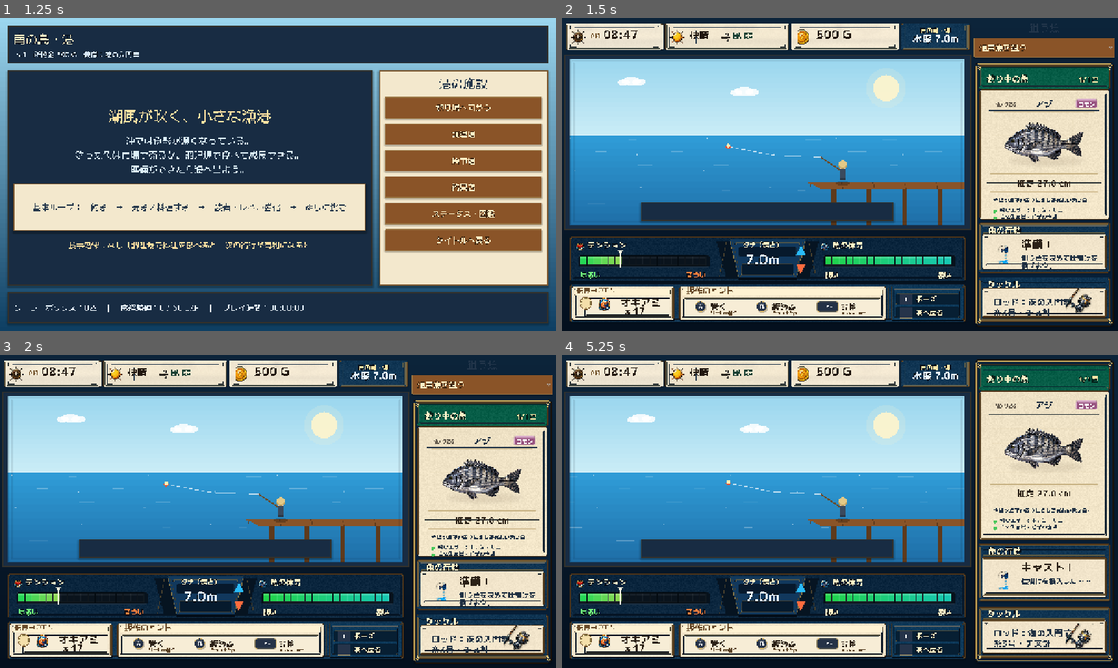
Above: before the commit, frames 1-4 (two rows, left to right).
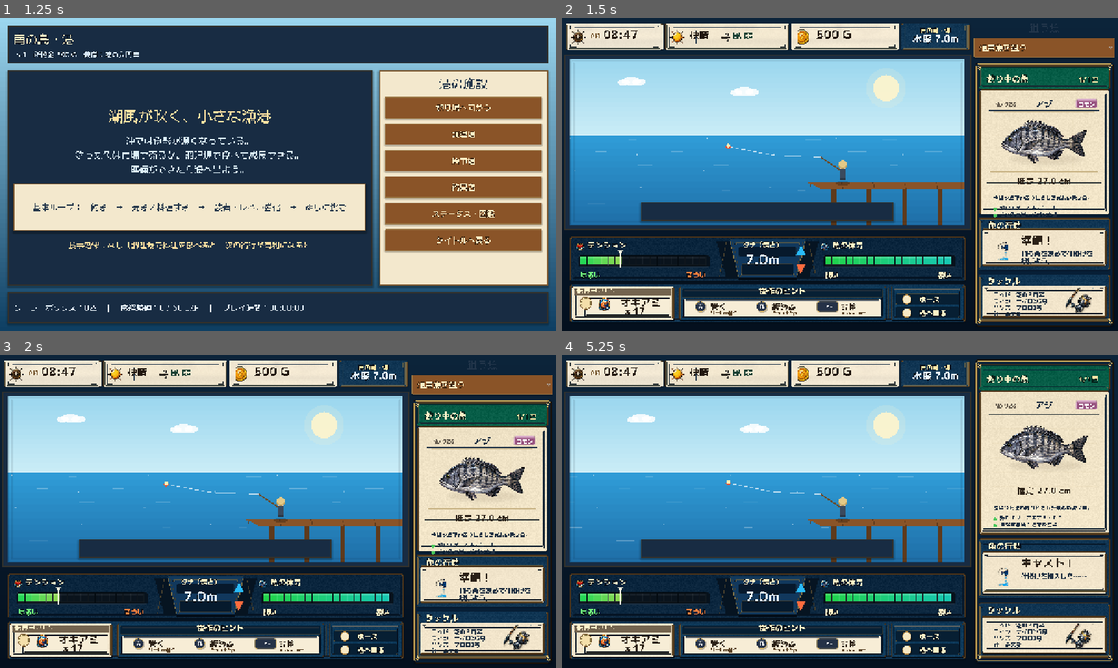
Above: after the commit, the same moments.

Repository: RYUKOU-OKUMURA/tsuri_quest_umi_mvp
Game: Godot game, scene res://scenes/main.tscn
Same seed, same stepped clock (60 frames per second), same inputs: the game is played once before the commit and once after it.
Inputs (mouse positions are in pixels of both pictures, inside the frame that each line leads up to):
- Up to frame 1 (1.25 s): click "ゲームを始める" at 0.5 s
- Up to frame 2 (1.5 s): click "釣り場へ向かう" at 1.25 s
- Up to frame 3 (2 s): no input
- Up to frame 4 (5.25 s): click "通常魚を狙う" at 2 s; click "通常魚を狙う" at 2.75 s; click "通常魚を狙う" at 3.5 s; tap Enter at 4.25 s; move the mouse to (767, 617) at 4.27 s; tap Shift at 4.35 s; click (767, 617) at 4.42 s; tap Space at 4.52, 5 s; move the mouse to (728, 527) at 5.02 s; tap E at 5.1 s; click (728, 527) at 5.17 s

Frame 1 is identical in both runs. In frame 2, 7.6% of the frame differs, in the area x 2-99%, y 32-97%; in frame 3, 7.6%; in frame 4, 8.5%, in the area x 2-99%, y 22-97%.

Commit message:
Polish underwater fight HUD and sidebar cards

Diff:
--- a/src/ui/components/fight_hud.gd
+++ b/src/ui/components/fight_hud.gd
@@ -200,7 +200,9 @@
 	_draw_panel(bait, Palette.PARCHMENT, Palette.WOOD_DARK, Palette.GOLD)
 	var bait_text_x := 16.0
 	var bait_label_size := 17 if _hud_frame == null else 15
-	_draw_text(font, "使用中のエサ", bait.position + Vector2(bait_text_x, 19.0), bait_label_size, Color("#6a4c2b"), 0)
+	var bait_label_color := Color("#fff1cb") if _hud_frame != null else Color("#6a4c2b")
+	var bait_label_outline := 1 if _hud_frame != null else 0
+	_draw_text(font, "使用中のエサ", bait.position + Vector2(bait_text_x, 19.0), bait_label_size, bait_label_color, bait_label_outline)
 	if _icons != null:
 		var bait_icon_size := 42.0 if _hud_frame != null else 46.0
 		_draw_sheet_icon(
@@ -213,7 +215,13 @@
 	_draw_text(font, "× 17", bait.position + Vector2(126.0, bait.size.y * (0.80 if _hud_frame != null else 0.92)), 21 if _hud_frame != null else 19, Color("#2b2117"), 0)
 
 	_draw_panel(hint, Palette.PARCHMENT, Palette.WOOD_DARK, Palette.GOLD)
-	_draw_text(font, "操作のヒント", hint.position + Vector2(18.0, 21.0), 18, Color("#6a4c2b"), 0)
+	var hint_title := "操作のヒント"
+	if _hud_frame != null:
+		var hint_title_size := 18
+		var hint_title_w := font.get_string_size(hint_title, HORIZONTAL_ALIGNMENT_LEFT, -1, hint_title_size).x
+		_draw_text(font, hint_title, hint.position + Vector2((hint.size.x - hint_title_w) * 0.5, 22.0), hint_title_size, Palette.TEXT_BONE, 2)
+	else:
+		_draw_text(font, hint_title, hint.position + Vector2(18.0, 21.0), 18, Color("#6a4c2b"), 0)
 	if _hud_frame != null:
 		_draw_key_hint_compact(font, key_slots[0], "A", "巻く", "リールを巻く")
 		_draw_key_hint_compact(font, key_slots[1], "B", "緩める", "ラインを出す")
@@ -224,8 +232,12 @@
 		_draw_key_hint(font, key_slots[2], "L/R", "調整")
 
 	_draw_panel(menu, Color("#0b355f"), Color("#08213c"), Palette.GOLD)
-	_draw_key_row(font, menu.position + Vector2(22.0, menu.size.y * 0.42), "+", "ポーズ")
-	_draw_key_row(font, menu.position + Vector2(22.0, menu.size.y * 0.78), "-", "港へ戻る")
+	if _hud_frame != null:
+		_draw_menu_row(font, menu.position + Vector2(38.0, menu.size.y * 0.42), "+", "ポーズ")
+		_draw_menu_row(font, menu.position + Vector2(38.0, menu.size.y * 0.78), "-", "港へ戻る")
+	else:
+		_draw_key_row(font, menu.position + Vector2(22.0, menu.size.y * 0.42), "+", "ポーズ")
+		_draw_key_row(font, menu.position + Vector2(22.0, menu.size.y * 0.78), "-", "港へ戻る")
 
 
 func _draw_segment_gauge(rect: Rect2, ratio: float, safe_min: float, safe_max: float, warm: bool) -> void:
@@ -387,6 +399,18 @@
 	_draw_text(font, label, pos + Vector2(key_rect.size.x + 8.0, 3.0), 16, Color("#2b2117") if key != "+" and key != "-" else Palette.TEXT_BONE, 0 if key != "+" and key != "-" else 2)
 
 
+func _draw_menu_row(font: Font, pos: Vector2, key: String, label: String) -> void:
+	var center := pos + Vector2(0.0, -2.0)
+	draw_circle(center + Vector2(1.5, 2.0), 11.5, Color(0.0, 0.0, 0.0, 0.28))
+	draw_circle(center, 10.0, Color("#f7e8c4"))
+	draw_circle(center, 10.0, Color("#b98a42"), false, 1.0)
+	draw_line(center + Vector2(-5.5, -5.5), center + Vector2(5.5, -5.5), Color(1.0, 1.0, 1.0, 0.36), 1.0)
+	var key_size := 16
+	var key_w := font.get_string_size(key, HORIZONTAL_ALIGNMENT_LEFT, -1, key_size).x
+	_draw_text(font, key, Vector2(center.x - key_w * 0.5, center.y + 5.0), key_size, Color("#2b2117"), 0)
+	_draw_text(font, label, pos + Vector2(28.0, 4.0), 16, Palette.TEXT_BONE, 2)
+
+
 func _compact_control_note(note: String) -> String:
 	if note.begins_with("リール"):
 		return "リールを巻く"
--- a/src/ui/components/fight_sidebar.gd
+++ b/src/ui/components/fight_sidebar.gd
@@ -74,9 +74,9 @@
 	if _sidebar_frame != null:
 		draw_texture_rect(_sidebar_frame, Rect2(Vector2.ZERO, size), false, Color.WHITE)
 		header = Rect2(w * 0.055, h * 0.030, w * 0.89, h * 0.075)
-		fish_card = Rect2(w * 0.060, h * 0.109, w * 0.88, h * 0.485)
-		action_card = Rect2(w * 0.055, h * 0.605, w * 0.89, h * 0.185)
-		tackle_card = Rect2(w * 0.055, h * 0.810, w * 0.89, h * 0.165)
+		fish_card = Rect2(w * 0.060, h * 0.109, w * 0.88, h * 0.466)
+		action_card = Rect2(w * 0.055, h * 0.588, w * 0.89, h * 0.195)
+		tackle_card = Rect2(w * 0.055, h * 0.798, w * 0.89, h * 0.178)
 	else:
 		var gap := 7.0
 		var action_h := clampf(h * 0.22, 86.0, 102.0)
@@ -185,17 +185,27 @@
 	var has_tackle_icon := _tackle_card_icon != null or _icons != null
 	var icon_reserved_width := 12.0
 	if has_tackle_icon:
-		icon_reserved_width = 66.0
-	var text_offset := Vector2(14.0, 22.0) if _sidebar_frame != null else Vector2(12.0, 14.0)
+		icon_reserved_width = 96.0 if _sidebar_frame != null else 66.0
+	var text_offset := Vector2(14.0, 15.0) if _sidebar_frame != null else Vector2(12.0, 14.0)
 	var text_width := body.size.x - icon_reserved_width - text_offset.x
-	var lines: Array[String] = [
-		"ロッド：%s" % rod_name,
-		"糸3号・チヌ針",
-	]
-	var tackle_font_size := 20 if _sidebar_frame != null else 12
-	var tackle_line_gap := 24.0 if _sidebar_frame != null else 16.0
+	var lines: Array[String] = []
+	if _sidebar_frame != null:
+		lines = [
+			"ロッド：%s" % rod_name,
+			"ライン：ナイロン3号",
+			"ハリス：フロロ2号",
+			"針：チヌ針",
+		]
+	else:
+		lines = [
+			"ロッド：%s" % rod_name,
+			"糸3号・チヌ針",
+		]
+	var tackle_font_size := 13 if _sidebar_frame != null else 12
+	var tackle_line_gap := 15.0 if _sidebar_frame != null else 16.0
+	var tackle_font := get_theme_default_font() if _sidebar_frame != null else font
 	for i in range(lines.size()):
-		_draw_wrapped(font, lines[i], body.position + text_offset + Vector2(0.0, float(i) * tackle_line_gap), text_width, tackle_font_size, Palette.TEXT_DARK, 1, tackle_font_size + 3.0)
+		_draw_wrapped(tackle_font, lines[i], body.position + text_offset + Vector2(0.0, float(i) * tackle_line_gap), text_width, tackle_font_size, Palette.TEXT_DARK, 1, tackle_font_size + 2.0)
 	if _tackle_card_icon != null or _icons != null:
 		var icon_rect := Rect2(body.end - Vector2(94.0, 76.0), Vector2(88.0, 70.0)) if _sidebar_frame != null else Rect2(body.end - Vector2(50.0, 50.0), Vector2(40.0, 40.0))
 		_draw_tackle_icon(icon_rect)
@@ -270,11 +280,11 @@
 
 func _draw_action_message(font: Font, text: String, pos: Vector2, max_width: float) -> void:
 	var first_stop := text.find("！")
-	var font_size := 16 if _sidebar_frame != null else 13
+	var font_size := 15 if _sidebar_frame != null else 13
 	var gap := 16.0 if _sidebar_frame != null else 16.0
 	if first_stop > 0 and first_stop < text.length() - 1:
-		var first := text.left(first_stop + 1)
-		var second := text.substr(first_stop + 1)
+		var first := text.left(first_stop + 1).strip_edges().replace("潜ろうとしている", "潜る")
+		var second := text.substr(first_stop + 1).strip_edges()
 		_draw_wrapped(font, first, pos, max_width, font_size, Palette.TEXT_DARK, 1, gap)
 		_draw_wrapped(font, second, pos + Vector2(0.0, gap), max_width, font_size, Palette.TEXT_DARK, 1, gap)
 		return
Binary file changed: assets/showcase/underwater/fight_hud_frame.png
Binary file changed: assets/showcase/underwater/kurodai_card_portrait.png
Binary file changed: assets/showcase/underwater/sidebar_frame.png
Not shown, changed: design-qa.md
Not shown, changed: docs/11_underwater_fight_showcase.md
Not shown, added: tools/build_fight_hud_static_compare.py
Not shown, added: tools/build_fight_sidebar_static_compare.py
Not shown, changed: tools/generate_underwater_ui_frame_assets.py
Not shown, changed: tools/process_underwater_fish_assets.py
